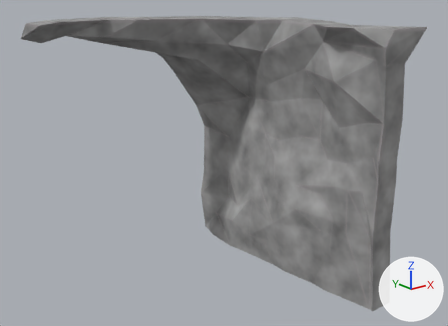
What one commit did to the glTF model Rogue-Robots/Assets/Models/ModularBlocks/WallToRoofCorner1.gltf.
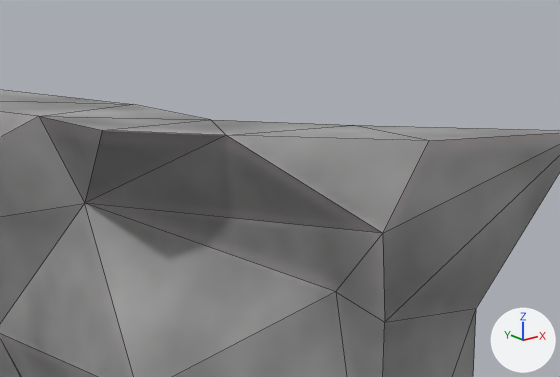
The first picture shows the older version from a 50 mm camera at (-6.7, -8.57, 5.9) aimed at (0.1, -0.07, 2.5). The close-ups show both versions on the part from 68% to 94% of the width and 0% to 24% of the height of that picture; other places that the commit changed are outside them. The axes (+X, +Y, +Z) are drawn at lower right. The lights are the same throughout. The close-ups show mesh edges as thin lines. Vertices at the same position are counted once.

In view in the first close-up: 'WallToRoofCorner1'.
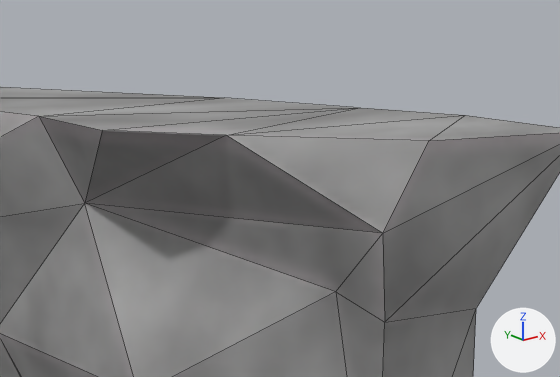
Location of each change, [x1, y1, x2, y2] in pixels of the close-ups (560 x 377 px; the box of a moved part takes in the faces that stretch with it):
'WallToRoofCorner1', reshaped
    before: [0, 90, 560, 377]
    after: [0, 87, 560, 377]
part 1 of me_scene_108, moved or reshaped
    before: [0, 90, 560, 141]
    after: [0, 87, 560, 141]

Patch to the scene script:
```diff
--- a/Rogue-Robots/Assets/Models/ModularBlocks/WallToRoofCorner1.gltf.py
+++ b/Rogue-Robots/Assets/Models/ModularBlocks/WallToRoofCorner1.gltf.py
@@ me_scene_108 @@
 me_scene_108.from_pydata(...)  # 141 vertices, 241 faces; spans x -2.5..2.29, y -2.61..2.63, z 0.0..5.0
 # used by ob_walltoroofcorner1; location = (0.0, 0.0, 0.0)
-me_scene_108.vertices[87].co = (1.64, -1.54, 5.0)  # pixel (210, 119)
-me_scene_108.vertices[89].co = (1.86, -1.98, 5.0)  # pixel (352, 125)
-me_scene_108.vertices[95].co = (1.93, -0.92, 5.0)  # pixel (133, 104)
+# me_scene_108 part 1
+me_scene_108.vertices[87].co = (2.47, -1.54, 5.0)  # pixel (360, 107)
+me_scene_108.vertices[89].co = (2.5, -1.98, 5.0)  # pixel (465, 115)
+me_scene_108.vertices[95].co = (2.45, -0.92, 5.0)  # pixel (224, 97)
 me_scene_108.materials.append(mat_ground)
```
